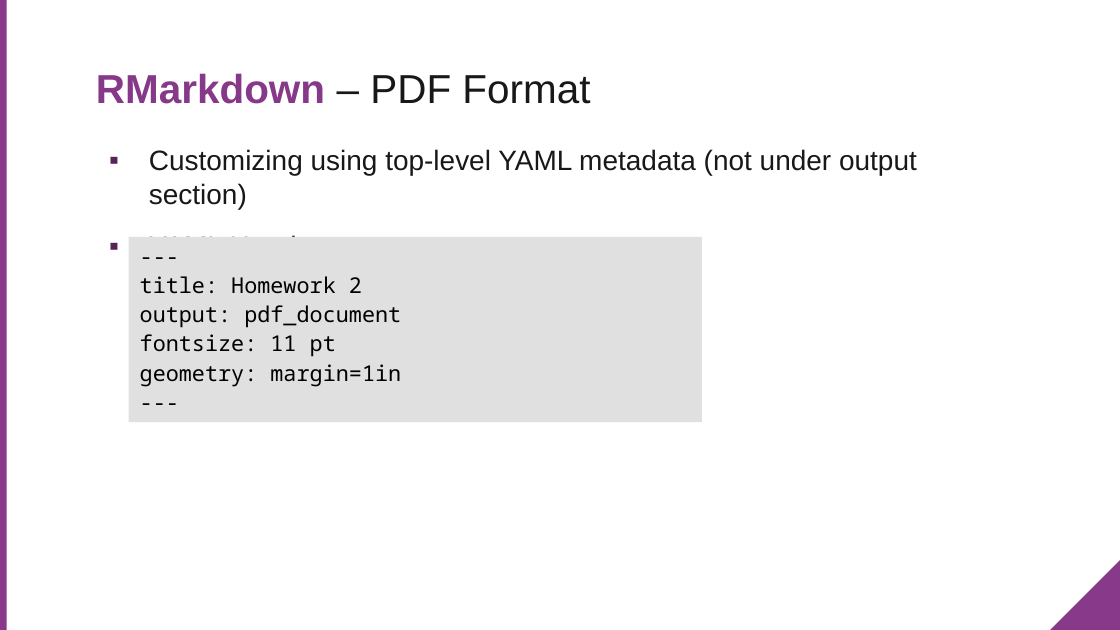
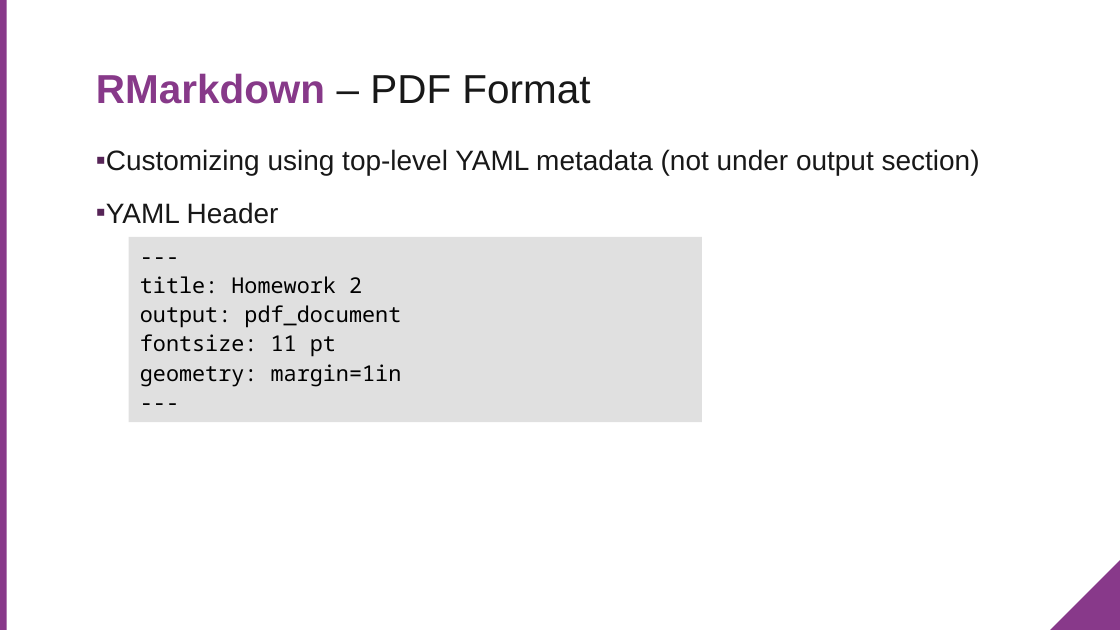
Before and after one commit to RLadiesCharlottesville/Presentations, a slide deck: slide 23 of 2019-08-27-R_Tutorial_RMarkdown_Tidyverse.pptx (slide 22 before the commit). Drawn at 1120x630 pixels with LibreOffice and Linux fonts; fonts in the diff are those of the drawing; background and template pictures are left out. Boxes give left, top, right and bottom in pixels: in the first picture for what was removed or moved away, otherwise in the second. Text is boxed around its words. In the diff, an @@ line names an element or a change of style, - is before the commit and + after.

```diff
--- a/2019-08-27-R_Tutorial_RMarkdown_Tidyverse.pptx
+++ b/2019-08-27-R_Tutorial_RMarkdown_Tidyverse.pptx
@@ text "Customizing using top-level YAML metadata ..." at [96,149,980,224]: indent changed; less space between paragraphs; more space between paragraphs @@
@@ rectangle "---" at [129,236,702,421]: less space between paragraphs; more space between paragraphs @@
```
Also in this commit, not shown: 29 other slides changed, 2 slides added, 1 slide removed.
